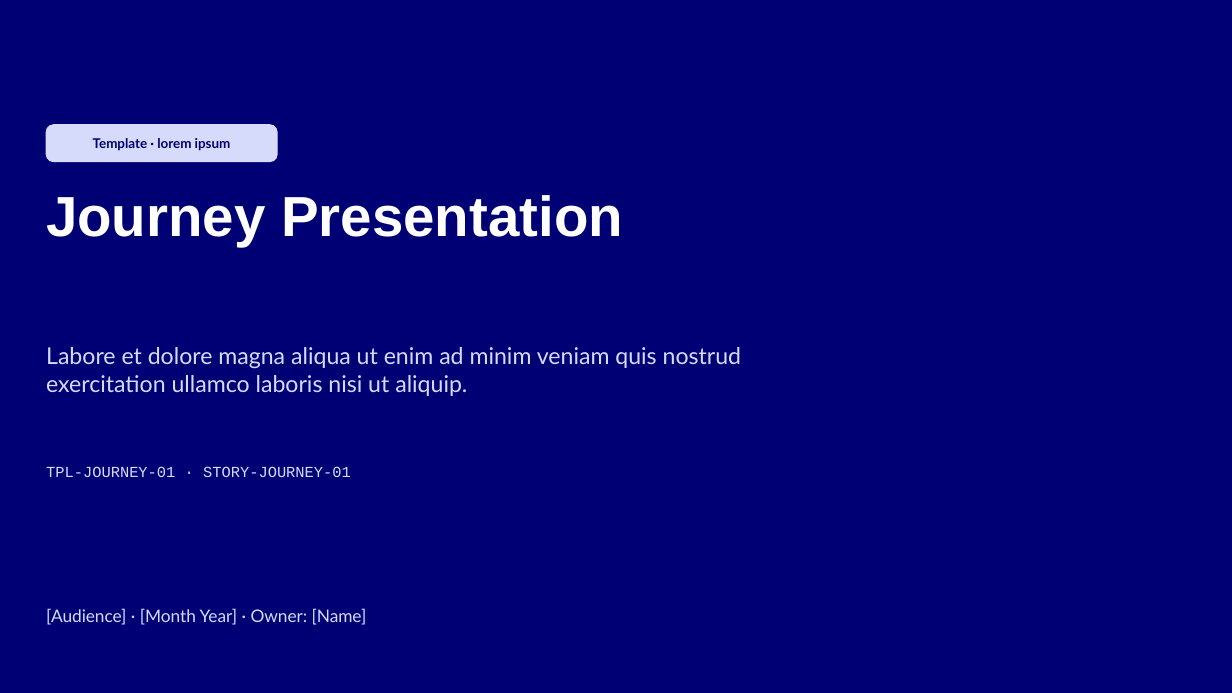
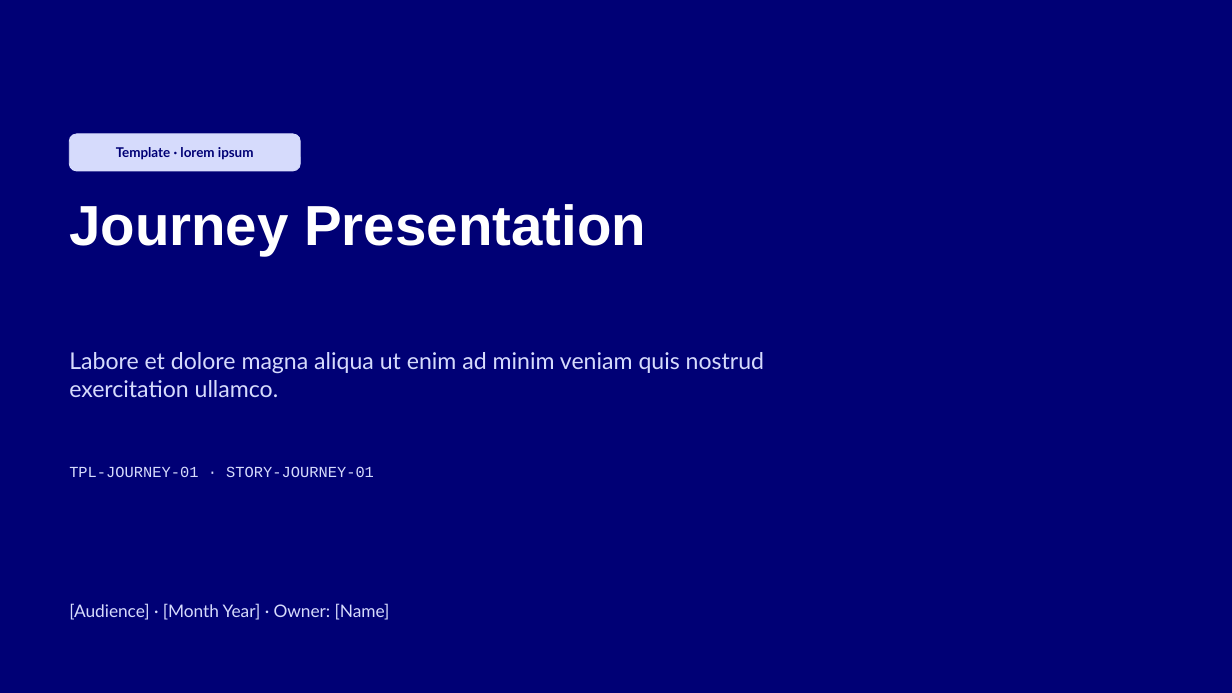
Before and after one commit to rajesh171812/storyloom.ai, a slide deck: slide 1 of downloads/templates/Template_Journey_Presentation_v1.pptx. Drawn at 1232x693 pixels with LibreOffice and Linux fonts; fonts in the diff are those of the drawing. Boxes give left, top, right and bottom in pixels: in the first picture for what was removed or moved away, otherwise in the second. Text is boxed around its words. In the diff, an @@ line names an element or a change of style, - is before the commit and + after.

```diff
--- a/downloads/templates/Template_Journey_Presentation_v1.pptx
+++ b/downloads/templates/Template_Journey_Presentation_v1.pptx
@@ text "Template · lorem ipsum": place and size @@
-text "Template · lorem ipsum" at [93,138,231,151]
+text "Template · lorem ipsum" at [116,147,254,160]
@@ rounded rectangle: place and size @@
-rounded rectangle at [46,125,277,162]
+rounded rectangle at [69,134,300,171]
@@ text "Journey Presentation": place and size @@
-text "Journey Presentation" at [46,195,623,247]
+text "Journey Presentation" at [69,204,646,256]
@@ text at [69,352,764,397]: text changed @@
-Labore et dolore magna aliqua ut enim ad minim veniam quis nostrud exercitation ullamco laboris nisi ut aliquip.
+Labore et dolore magna aliqua ut enim ad minim veniam quis nostrud exercitation ullamco.
@@ text "TPL-JOURNEY-01 · STORY-JOURNEY-01": place and size @@
-text "TPL-JOURNEY-01 · STORY-JOURNEY-01" at [46,466,351,477]
+text "TPL-JOURNEY-01 · STORY-JOURNEY-01" at [69,466,374,477]
@@ text "[Audience] · [Month Year] · ...": place and size @@
-text "[Audience] · [Month Year] · ..." at [46,608,367,625]
+text "[Audience] · [Month Year] · ..." at [69,603,390,620]
```
Also in this commit, not shown: 12 other slides changed, 16 other files.
